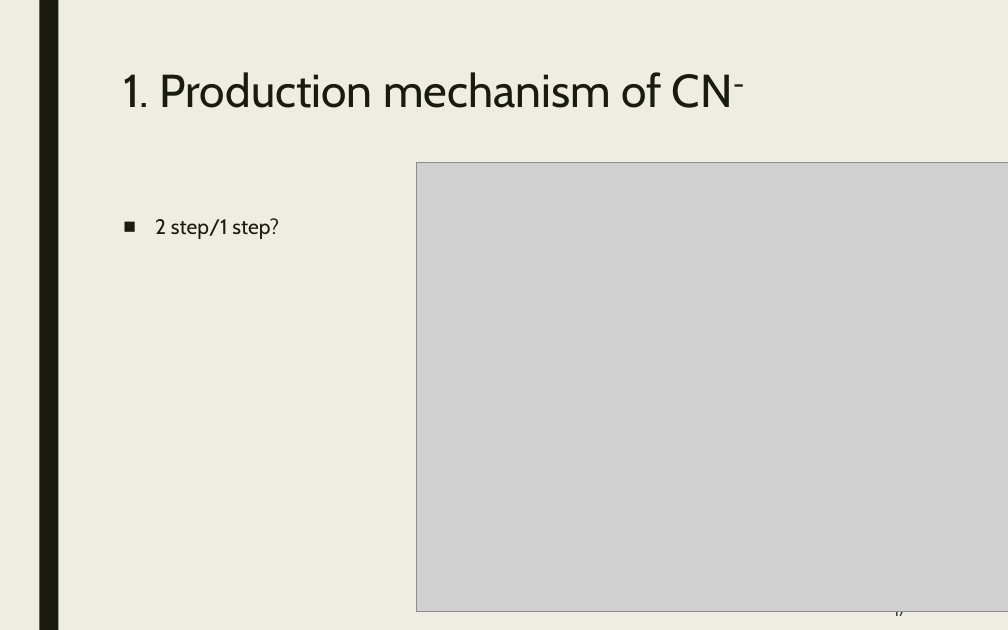
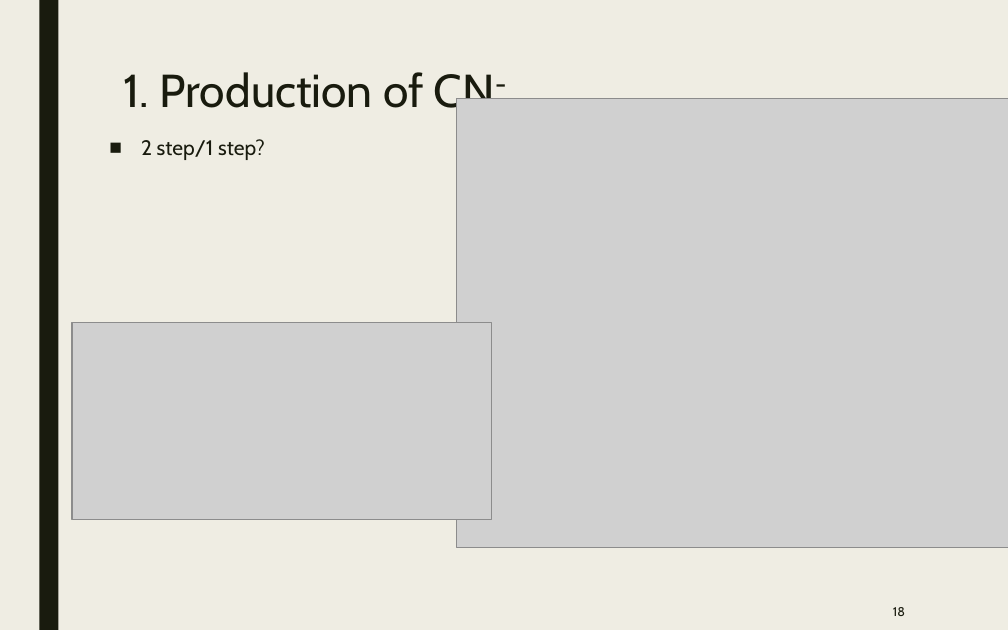
Before and after one commit to samuello1228/lily, a slide deck: slide 18 of doc/VUV and EUV irradiation of CH4 + NH3.pptx (slide 17 before the commit). Drawn at 1008x630 pixels with LibreOffice and Linux fonts; fonts in the diff are those of the drawing; grey boxes stand for pictures. Boxes give left, top, right and bottom in pixels: in the first picture for what was removed or moved away, otherwise in the second. Text is boxed around its words. In the diff, an @@ line names an element or a change of style, - is before the commit and + after.

```diff
--- a/doc/VUV and EUV irradiation of CH4 + NH3.pptx
+++ b/doc/VUV and EUV irradiation of CH4 + NH3.pptx
@@ title at [123, 72, 495, 118]: text changed @@
-1. Production mechanism of CN-
+1. Production of CN-
@@ picture: place and size @@
-picture at [416, 162, 1008, 611]
+picture at [457, 98, 1008, 546]
@@ text "2 step/1 step?": place and size @@
-text "2 step/1 step?" at [155, 218, 279, 239]
+text "2 step/1 step?" at [141, 139, 265, 160]
@@ picture added at [72, 323, 491, 519] @@
@@ page number at [893, 607, 905, 616]: text changed @@
-17
+18
```
Also in this commit, not shown: 10 other slides changed, 1 slide added.
